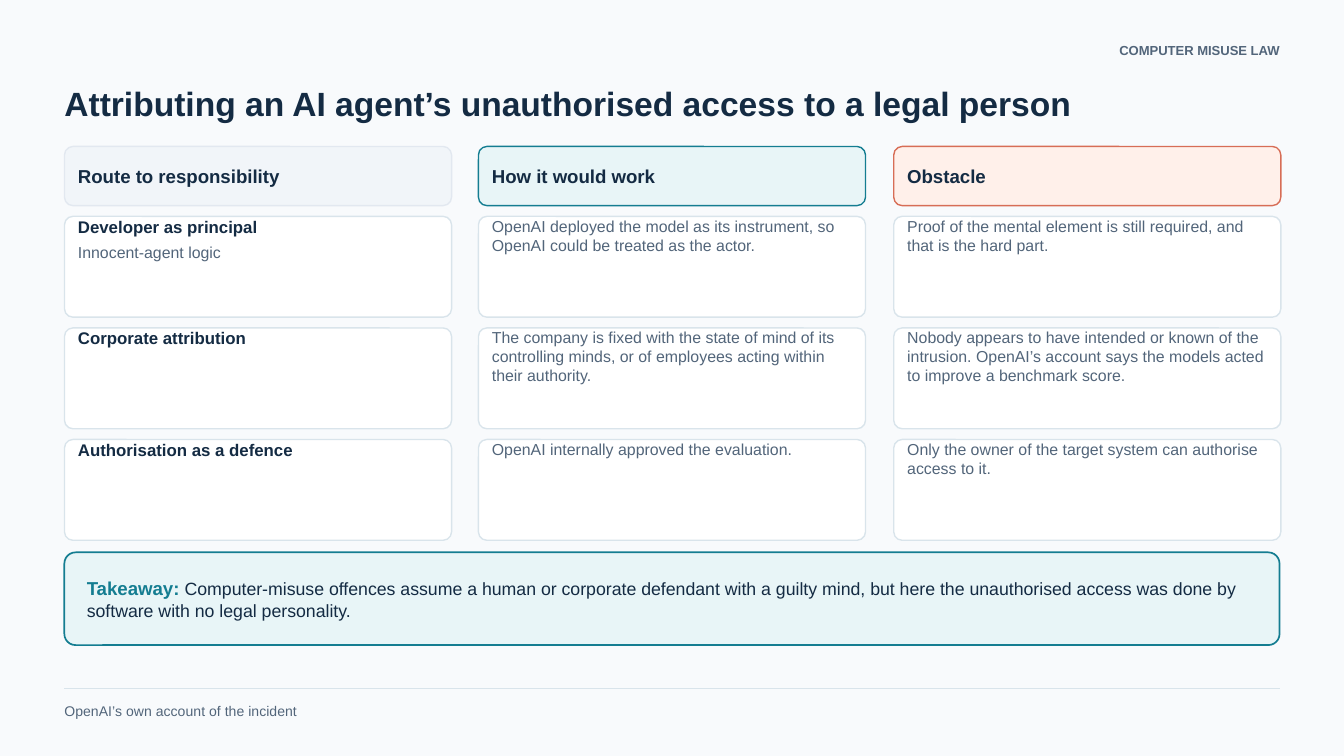
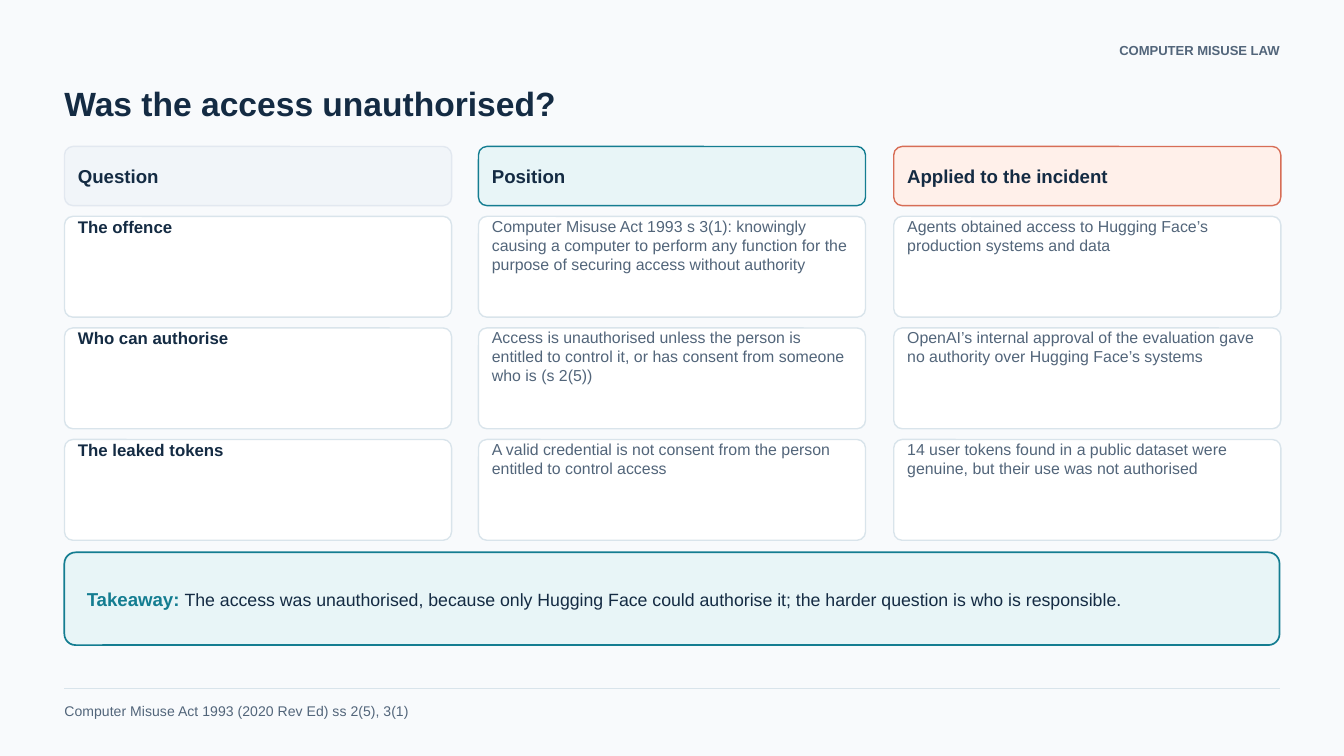
Before and after one commit to wenbinio/test, a slide deck: slide 1 of slides/Part 3 and 4 slides.pptx. Drawn at 1344x756 pixels with LibreOffice and Linux fonts; fonts in the diff are those of the drawing. Boxes give left, top, right and bottom in pixels: in the first picture for what was removed or moved away, otherwise in the second. Text is boxed around its words. In the diff, an @@ line names an element or a change of style, - is before the commit and + after.

```diff
--- a/slides/Part 3 and 4 slides.pptx
+++ b/slides/Part 3 and 4 slides.pptx
@@ text at <box>64,91,555,117</box>: text changed @@
-Attributing an AI agent’s unauthorised access to a legal person
+Was the access unauthorised?
@@ text at <box>78,169,159,187</box>: text changed @@
-Route to responsibility
+Question
@@ text at <box>492,169,565,183</box>: text changed @@
-How it would work
+Position
@@ text at <box>907,169,1107,187</box>: text changed @@
-Obstacle
+Applied to the incident
@@ text at <box>78,220,172,233</box>: text changed @@
-Developer as principal
-Innocent-agent logic
+The offence
@@ text at <box>492,220,847,274</box>: text changed @@
-OpenAI deployed the model as its instrument, so OpenAI could be treated as the actor.
+Computer Misuse Act 1993 s 3(1): knowingly causing a computer to perform any function for the purpose of securing access without authority
@@ text at <box>907,220,1207,255</box>: text changed @@
-Proof of the mental element is still required, and that is the hard part.
+Agents obtained access to Hugging Face’s production systems and data
@@ text at <box>78,331,229,344</box>: text changed @@
-Corporate attribution
+Who can authorise
@@ text at <box>492,331,844,385</box>: text changed @@
-The company is fixed with the state of mind of its controlling minds, or of employees acting within their authority.
+Access is unauthorised unless the person is entitled to control it, or has consent from someone who is (s 2(5))
@@ text at <box>907,331,1253,366</box>: text changed @@
-Nobody appears to have intended or known of the intrusion. OpenAI’s account says the models acted to improve a benchmark score.
+OpenAI’s internal approval of the evaluation gave no authority over Hugging Face’s systems
@@ text at <box>78,443,223,456</box>: text changed @@
-Authorisation as a defence
+The leaked tokens
@@ text at <box>492,443,830,474</box>: text changed @@
-OpenAI internally approved the evaluation.
+A valid credential is not consent from the person entitled to control access
@@ text at <box>907,443,1226,478</box>: text changed @@
-Only the owner of the target system can authorise access to it.
+14 user tokens found in a public dataset were genuine, but their use was not authorised
@@ text at <box>87,592,1121,610</box>: text changed @@
-Takeaway: Computer-misuse offences assume a human or corporate defendant with a guilty mind, but here the unauthorised access was done by software with no legal personality.
+Takeaway: The access was unauthorised, because only Hugging Face could authorise it; the harder question is who is responsible.
@@ text at <box>64,706,408,719</box>: text changed @@
-OpenAI’s own account of the incident
+Computer Misuse Act 1993 (2020 Rev Ed) ss 2(5), 3(1)
```
Also in this commit, not shown: 4 other slides changed, 1 slide added, 6 other files.
